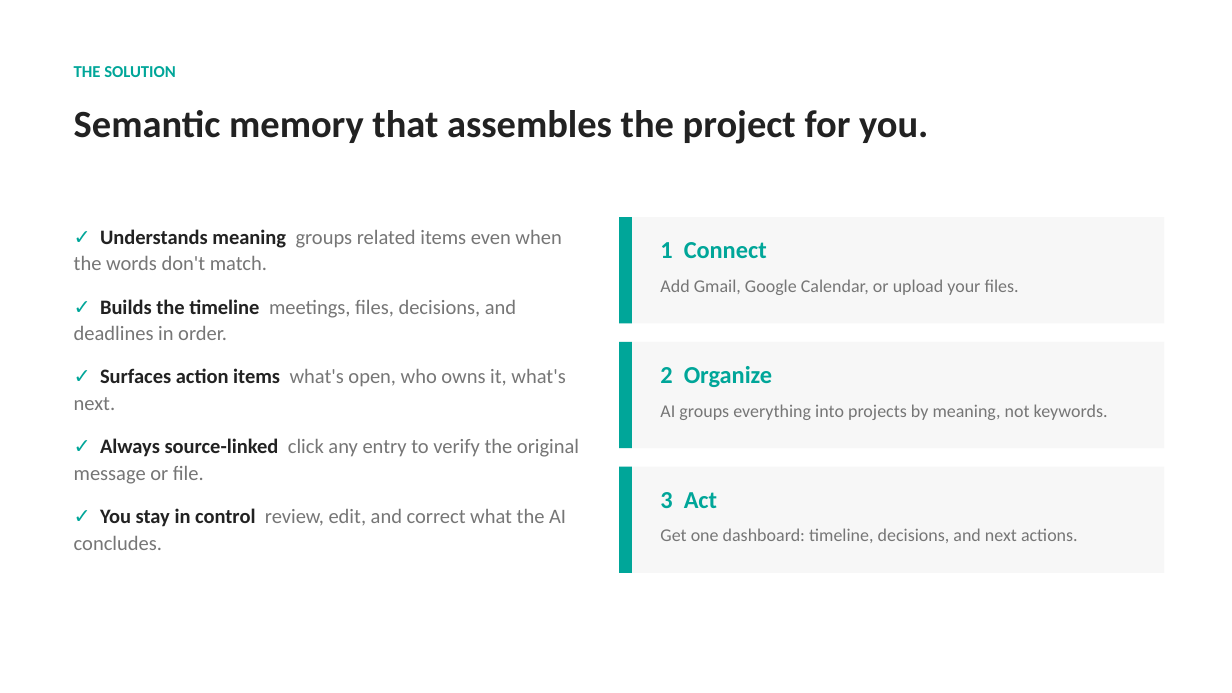
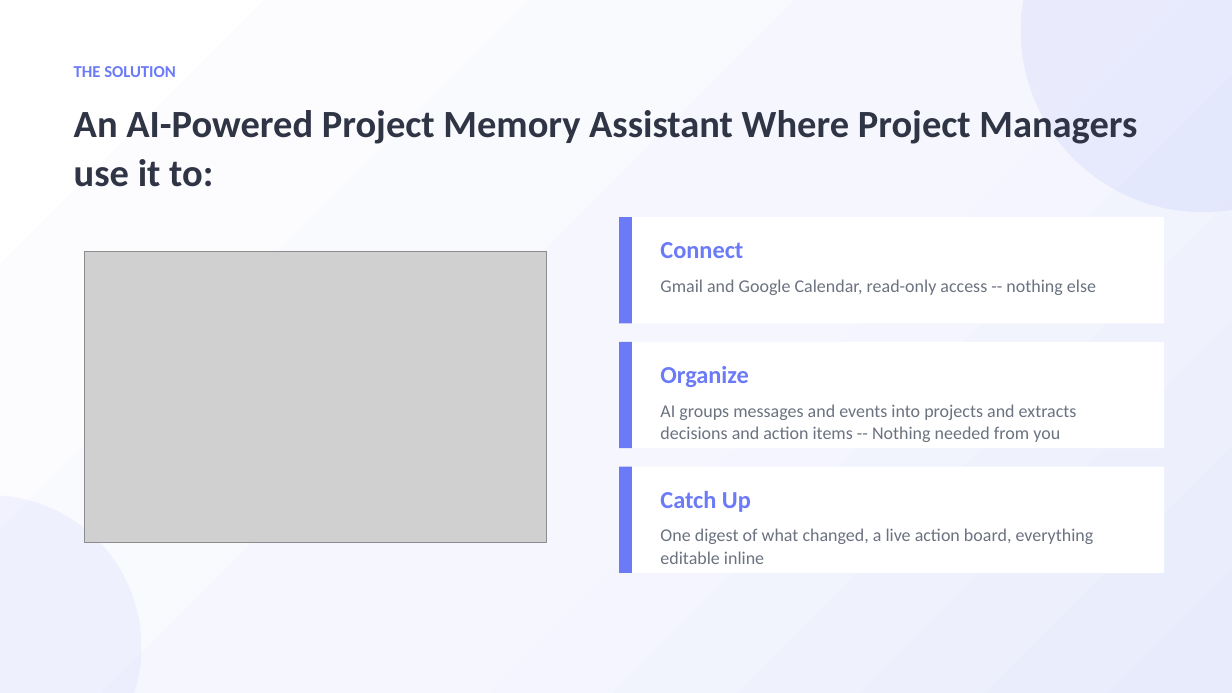
Before and after one commit to CHUAIXU9804/ai_project_management_tool, a slide deck: slide 3 of docs/ThreadLine_Pitch_Deck.pptx. Drawn at 1232x693 pixels with LibreOffice and Linux fonts; fonts in the diff are those of the drawing; grey boxes stand for pictures. Boxes give left, top, right and bottom in pixels: in the first picture for what was removed or moved away, otherwise in the second. Text is boxed around its words. In the diff, an @@ line names an element or a change of style, - is before the commit and + after.

```diff
--- a/docs/ThreadLine_Pitch_Deck.pptx
+++ b/docs/ThreadLine_Pitch_Deck.pptx
@@ background #FFFFFF to gradient #FFFFFF to #F6F7FE to #E8EBFC @@
@@ ellipse added at (x1=1021, y1=0, x2=1232, y2=213), fill #6B7BF7 at 9% opacity @@
@@ text "THE SOLUTION" at (x1=74, y1=66, x2=176, y2=77): text colour #00A699 to #6B7BF7 @@
@@ text at (x1=74, y1=110, x2=1137, y2=187): text changed; text colour #222222 to #2F3545 @@
-Semantic memory that assembles the project for you.
+An AI-Powered Project Memory Assistant Where Project Managers use it to:
@@ text removed at (x1=74, y1=229, x2=579, y2=550) @@
-✓ Understands meaning groups related items even when the words don't match.
-✓ Builds the timeline meetings, files, decisions, and deadlines in order.
-✓ Surfaces action items what's open, who owns it, what's next.
-✓ Always source-linked click any entry to verify the original message or file.
-✓ You stay in control review, edit, and correct what the AI concludes.
@@ picture added at (x1=85, y1=251, x2=547, y2=543) @@
@@ text at (x1=660, y1=242, x2=743, y2=258): text changed; text colour #00A699 to #6B7BF7 @@
-1 Connect
+Connect
@@ text at (x1=660, y1=279, x2=1096, y2=295): text changed; text colour #767676 to #6B7280 @@
-Add Gmail, Google Calendar, or upload your files.
+Gmail and Google Calendar, read-only access -- nothing else
@@ text at (x1=660, y1=366, x2=748, y2=387): text changed; text colour #00A699 to #6B7BF7 @@
-2 Organize
+Organize
@@ text at (x1=660, y1=404, x2=1077, y2=442): text changed; text colour #767676 to #6B7280 @@
-AI groups everything into projects by meaning, not keywords.
+AI groups messages and events into projects and extracts decisions and action items -- Nothing needed from you
@@ fill #F7F7F7 to #FFFFFF in 3 elements at (x1=619, y1=217, x2=1165, y2=323), (x1=619, y1=342, x2=1165, y2=448), (x1=619, y1=467, x2=1165, y2=573) @@
@@ fill #00A699 to #6B7BF7 in 3 elements at (x1=619, y1=217, x2=632, y2=323), (x1=619, y1=342, x2=632, y2=448), (x1=619, y1=467, x2=632, y2=573) @@
@@ ellipse added at (x1=0, y1=495, x2=141, y2=693), fill #6B7BF7 at 7% opacity @@
@@ text at (x1=660, y1=491, x2=751, y2=512): text changed; text colour #00A699 to #6B7BF7 @@
-3 Act
+Catch Up
@@ text at (x1=660, y1=528, x2=1094, y2=564): text changed; text colour #767676 to #6B7280 @@
-Get one dashboard: timeline, decisions, and next actions.
+One digest of what changed, a live action board, everything editable inline
```
Also in this commit, not shown: 5 slides added, 4 slides removed, 4 other files.
